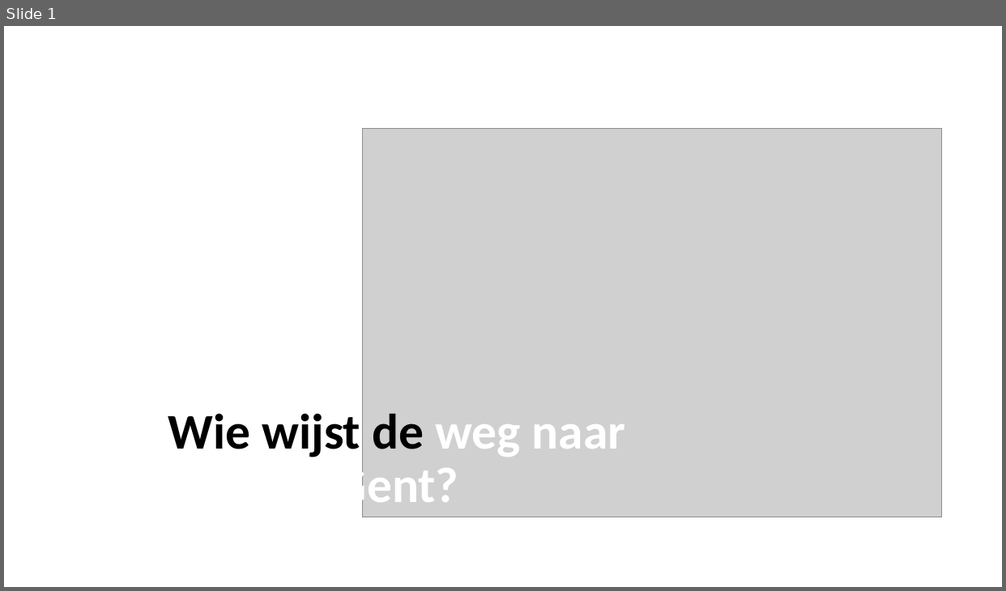
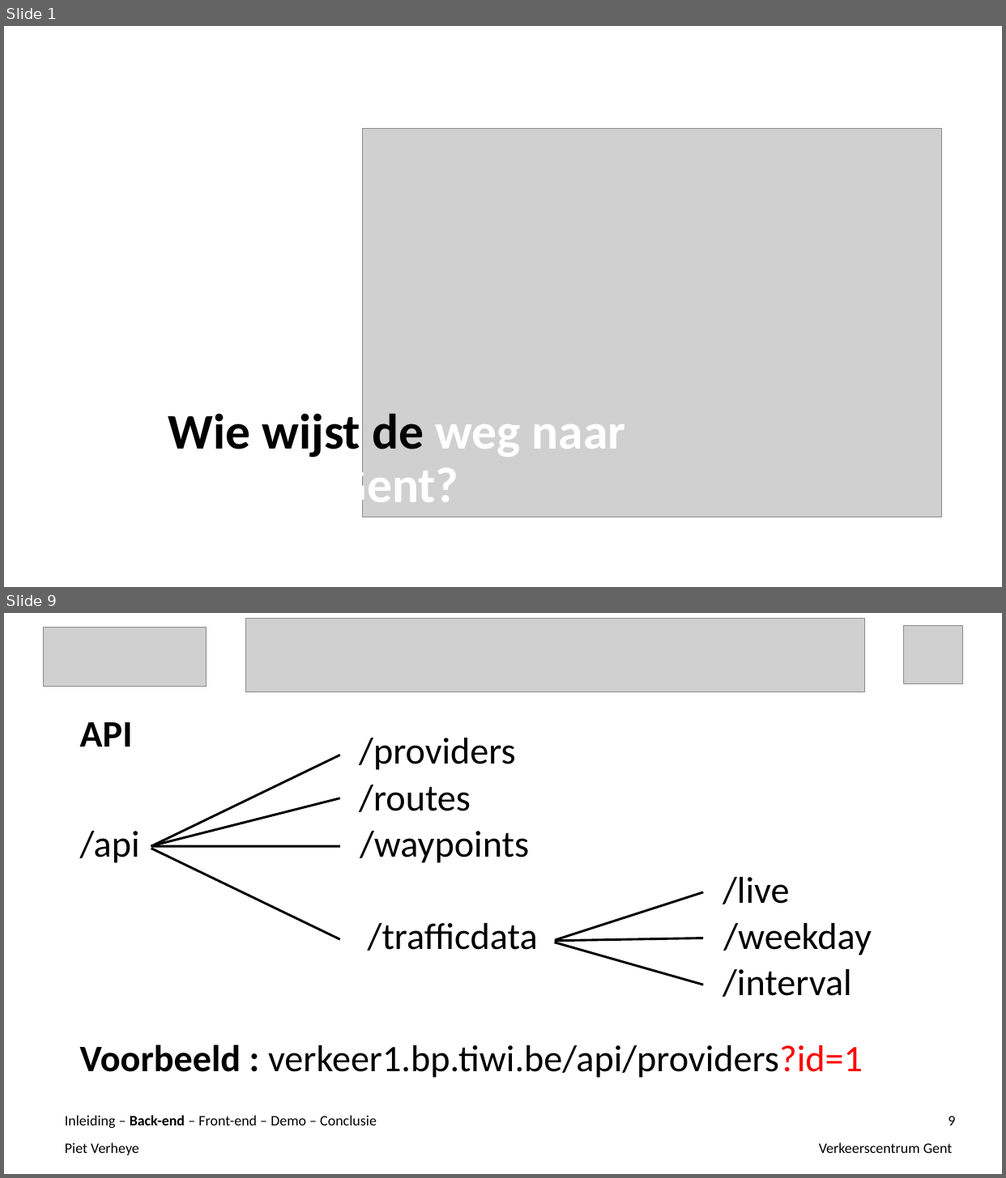
Before and after one commit to ghentlivinglab/Traffic-Travel-Time-Analyzer-1, a slide deck: Einddocumentatie/Presentatie.ppt. Shown one above the other, each under a label of ours: slide 1 before the commit, slides 1 and 9 after it; the slides between them are not shown. The pictures are 1006x591 and 1006x1178 pixels, drawn with LibreOffice and Linux fonts; fonts in the diff are those of the drawing; grey boxes stand for pictures. Boxes give left, top, right and bottom in pixels: in the first picture for what was removed or moved away, otherwise in the second. Text is boxed around its words. In the diff, an @@ line names an element or a change of style, - is before the commit and + after.

Commit message:
mijn deel presentatie. back-end

```diff
--- a/Einddocumentatie/Presentatie.ppt
+++ b/Einddocumentatie/Presentatie.ppt
@@ slide 9 added at box(4, 613, 1002, 1174), background #FFFFFF @@
@@ picture added at box(43, 628, 206, 687) @@
@@ picture added at box(245, 618, 865, 692) @@
@@ picture added at box(903, 625, 962, 684) @@
@@ text added at box(80, 722, 863, 1078), 36 pt, text #000000 @@
+API
+Voorbeeld : verkeer1.bp.tiwi.be/api/providers?id=1
@@ line added from (340, 755) to (151, 846), #000000 2.24 pt @@
@@ text added at box(359, 738, 872, 997), 36 pt, text #000000 @@
+/providers
+/routes
+/api /waypoints
+/live
+/trafficdata /weekday
+/interval
@@ line added from (340, 798) to (151, 845), #000000 2.24 pt @@
@@ line added from (340, 846) to (151, 846), #000000 2.24 pt @@
@@ line added from (340, 939) to (151, 849), #000000 2.24 pt @@
@@ line added from (703, 892) to (555, 940), #000000 2.24 pt @@
@@ line added from (703, 939) to (555, 941), #000000 2.24 pt @@
@@ line added from (703, 985) to (555, 942), #000000 2.24 pt @@
@@ text added at box(65, 1115, 377, 1128), 14 pt, text #000000 @@
+Inleiding – Back-end – Front-end – Demo – Conclusie
@@ page number added at box(948, 1116, 955, 1126), 14 pt, text #000000 @@
+9
@@ text added at box(65, 1143, 139, 1156), 14 pt, text #000000 @@
+Piet Verheye
@@ text added at box(819, 1143, 953, 1153), 14 pt, text #000000 @@
+Verkeerscentrum Gent
```
Also in this commit, not shown: 14 slides changed, 5 other slides added.
